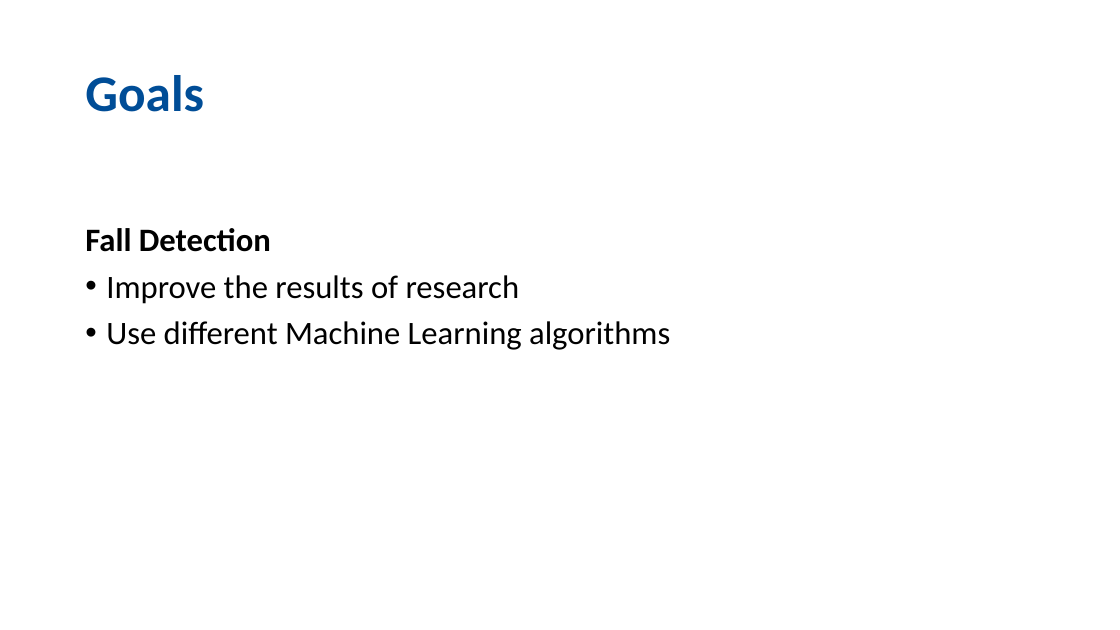
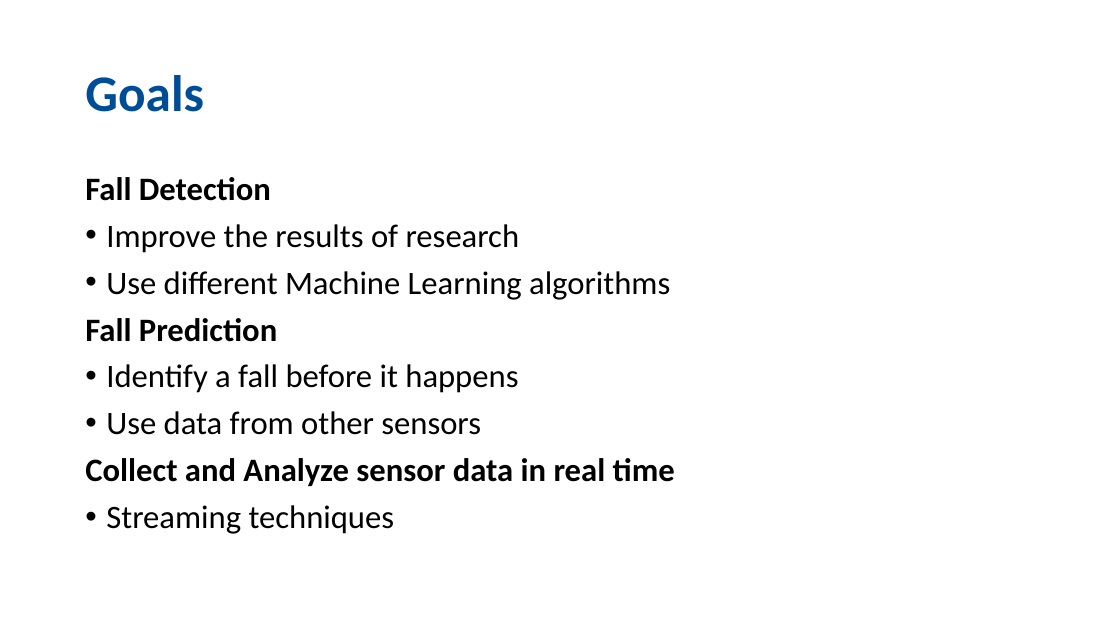
Before and after one commit to mdrmuhaimin/BigData2, a slide deck: slide 5 of docs/FallDetection.pptx. Drawn at 1120x630 pixels with LibreOffice and Linux fonts; fonts in the diff are those of the drawing. Boxes give left, top, right and bottom in pixels: in the first picture for what was removed or moved away, otherwise in the second. Text is boxed around its words. In the diff, an @@ line names an element or a change of style, - is before the commit and + after.

```diff
--- a/docs/FallDetection.pptx
+++ b/docs/FallDetection.pptx
@@ text at (x1=85, y1=318, x2=675, y2=534): paragraphs added @@
+Fall Prediction
+• Identify a fall before it happens
+• Use data from other sensors
+Collect and Analyze sensor data in real time
+• Streaming techniques
```
Also in this commit, not shown: 1 other slide changed, 1 slide removed.
